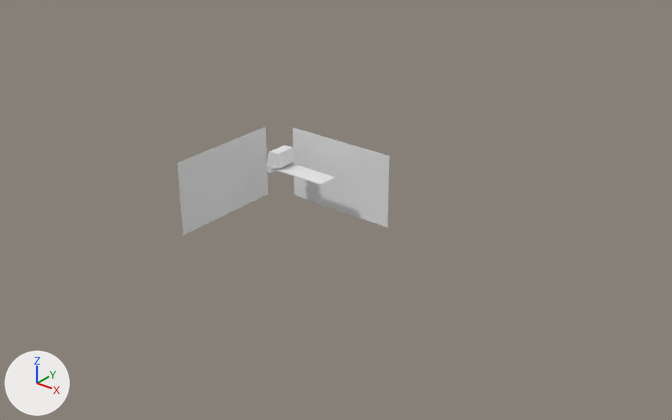
The Blender file Blender/Levels/Props.blend, before and after one commit.
Both versions are drawn from a 50 mm lens placed at (6.99, -7.8, 4.95), pointed at (0.68, 0.08, 0.07). The axes (+X, +Y, +Z) are drawn at lower left. The lights are the same throughout.

The first picture shows 'Reference', 'p_CementTruck'.
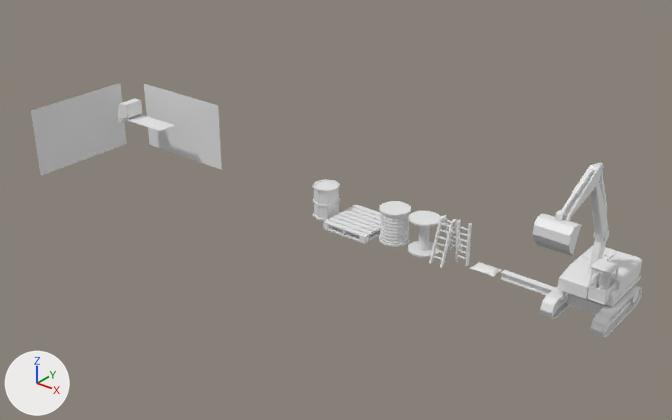
Commit message: Blender Props Updated

Changed parts and their boxes (x1, y1, x2, y2) in the pictures (672 x 420 px):
'Reference', moved
    before: (177, 127, 389, 235)
    after: (31, 83, 222, 176)
'p_Excavator', shown
    after: (533, 163, 642, 338)
'p_CementTruck', moved
    before: (267, 145, 335, 185)
    after: (118, 98, 175, 131)
'p_WoodenPallet', added
    after: (323, 204, 381, 244)
'p_SteelCoil_2', added
    after: (379, 201, 411, 247)
'p_Barrel', added
    after: (312, 179, 340, 221)
'p_SteelCoil_1', added
    after: (408, 211, 441, 257)
'p_Ladder_2', added
    after: (429, 215, 463, 268)
'p_MetalBeam', added
    after: (500, 270, 556, 295)
'p_Ladder_1', added
    after: (454, 220, 472, 266)
'p_CementBag', added
    after: (469, 262, 502, 276)

The edits, one by one:
Mesh me_cylinder_002 is new.
It has 128 vertices, 122 faces and spans x -0.165..0.165, y -0.165..0.165, z 0.0..0.4.
Mesh me_cube_007 is new.
It has 184 vertices, 138 faces and spans x -0.2..0.2, y -0.2..0.21, z 0.0..0.06.
Mesh me_cylinder_001 is new.
It has 560 vertices, 388 faces and spans x -0.45..0.45, y -0.45..0.45, z 0.0..1.0.
Mesh me_cylinder is new.
It has 128 vertices, 114 faces and spans x -0.45..0.45, y -0.45..0.45, z 0.0..1.0.
Mesh me_cube_006 is new.
It has 148 vertices, 112 faces and spans x -0.082..0.082, y -0.22..0.22, z 0.0..0.491.
Mesh me_cube_005 is new.
It consists of a box spanning x 0.06..0.08, y -0.02..0.02, z 0.0..0.5; a box spanning x -0.08..-0.06, y -0.02..0.02, z 0.0..0.5; a box spanning x -0.06..0.06, y -0.012..0.012, z 0.07..0.08; a box spanning x -0.06..0.06, y -0.012..0.012, z 0.14..0.15; a box spanning x -0.06..0.06, y -0.012..0.012, z 0.21..0.22; a box spanning x -0.06..0.06, y -0.012..0.012, z 0.28..0.29; a box spanning x -0.06..0.06, y -0.012..0.012, z 0.35..0.36; a box spanning x -0.06..0.06, y -0.012..0.012, z 0.42..0.43.
Mesh me_cube_004 is new.
It has 162 vertices, 160 faces and spans x -1.48..1.48, y -0.97..0.97, z 0.0..0.65.
Mesh me_cube_003 is new.
It has 32 vertices, 30 faces and spans x -0.3..0.3, y -0.04..0.04, z 0.0..0.08.
Object 'p_Excavator' (ob_p_excavator) is now shown.
Object 'Reference' (ob_reference) moves from (0.0, 0.0, 0.0) to (-3.0, 0.0, 0.0).
Object 'p_CementTruck' (ob_p_cementtruck) moves from (0.0, 0.0, 0.0) to (-3.0, 0.0, 0.0).
Object 'p_Barrel' (ob_p_barrel) is new; it shows me_cylinder_002.
Its location is (0.6, 0.0, 0.0).
Object 'p_WoodenPallet' (ob_p_woodenpallet) is new; it shows me_cube_007.
Its location is (1.1, 0.0, 0.0).
Its scale is (1.5, 1.5, 1.5).
Object 'p_SteelCoil_2' (ob_p_steelcoil_2) is new; it shows me_cylinder_001.
Its location is (1.6, 0.0, 0.0).
Its scale is (0.4, 0.4, 0.4).
Object 'p_SteelCoil_1' (ob_p_steelcoil_1) is new; it shows me_cylinder.
Its location is (2.0, 0.0, 0.0).
Its scale is (0.4, 0.4, 0.4).
Object 'p_Ladder_2' (ob_p_ladder_2) is new; it shows me_cube_006.
Its location is (2.3, 0.0, 0.0).
Object 'p_Ladder_1' (ob_p_ladder_1) is new; it shows me_cube_005.
Its location is (2.5, 0.0, 0.0).
Object 'p_CementBag' (ob_p_cementbag) is new; it shows me_cube_004.
Its location is (2.8, 0.0, 0.0).
Its scale is (0.1, 0.1, 0.1).
Object 'p_MetalBeam' (ob_p_metalbeam) is new; it shows me_cube_003.
Its location is (3.3, 0.0, 0.0).
